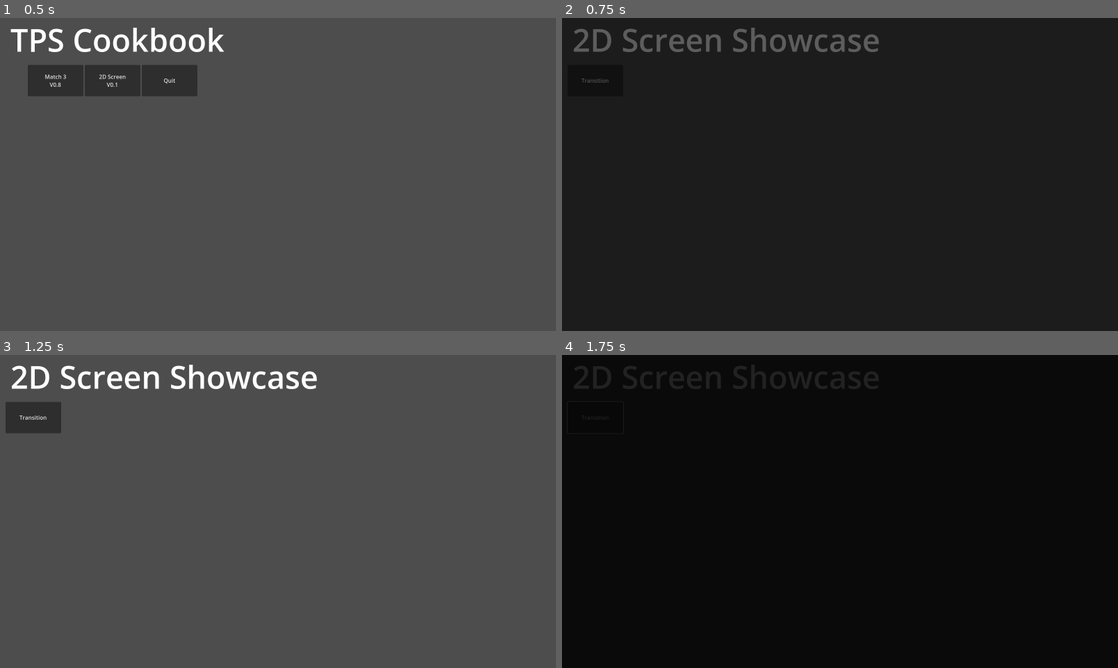
Above: before the commit, frames 1-4 (two rows, left to right).
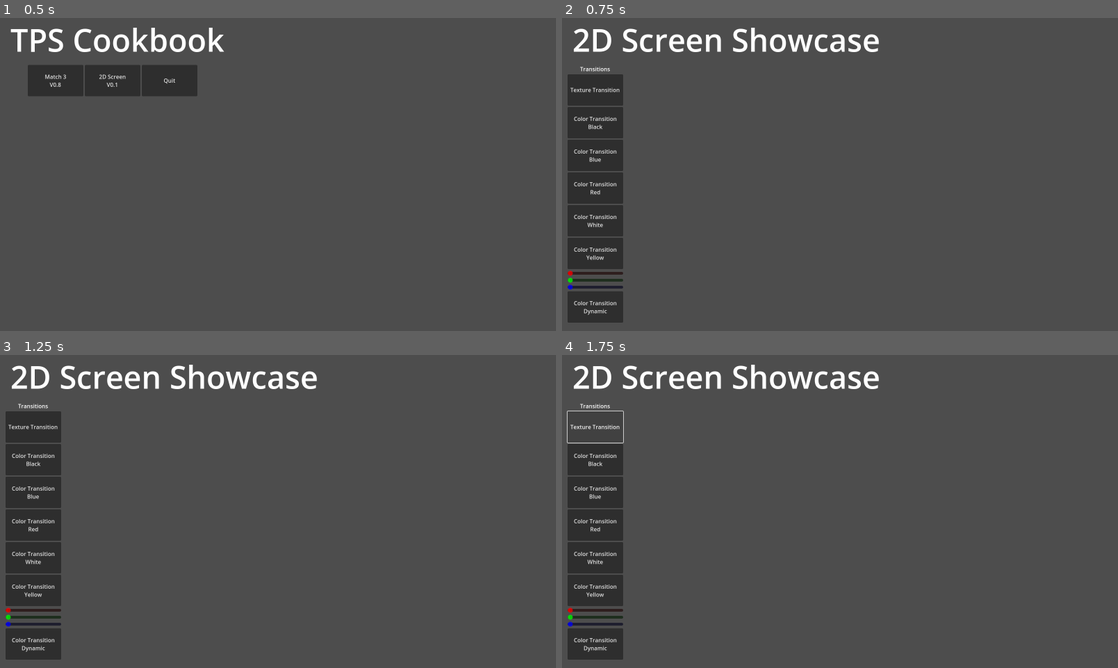
Above: after the commit, the same moments.

Repository: Thorpas/Godot-4-Cookbook
Game: Godot game, scene res://Start.tscn
Two runs of this game, one before a commit and one after it. Both use one fixed random seed, a clock stepped at 60 frames per second and the inputs below. The engine's default icon, where the game draws it, is replaced by a stand-in: a white triangle on a blue panel in a dark square.
Inputs (mouse positions are in pixels of both pictures, inside the frame that each line leads up to):
- Up to frame 1 (0.5 s): no input
- Up to frame 2 (0.75 s): click "2D Screen V0.1" at 0.5 s
- Up to frame 3 (1.25 s): no input
- Up to frame 4 (1.75 s): click (595, 417) at 1.25 s, where only the run before the commit has a clickable "Transition"

Frame 1 is identical in both runs. In frame 2, 94% of the frame differs, in the area x 0-100%, y 0-100%; in frame 3, 6.8%; in frame 4, 100%.
Error after the commit: Parse Error: Function "transition_into_texture()" not found in base self. (res://screen/ShowcaseScreen2D.gd:14)

Commit message:
Update Screen V0.1.5
Transition

Diff:
--- a/screen/ShowcaseScreen2D.gd
+++ b/screen/ShowcaseScreen2D.gd
@@ -7,6 +7,31 @@
 	await transition_from_color(Color.BLACK, 0.5)
 
 ## Interface
-func _on_transition_button_up():
+
+### Transitions
+#### Texture
+func _on_texture_transition_button_up():
+	await transition_into_texture(load("res://icon.svg"), 0.5, Color.BLACK)
+	await transition_from_texture(load("res://icon.svg"), 0.5, Color.WHITE)
+#### Color
+func _on_black_transition_button_up():
 	await transition_into_color(Color.BLACK, 0.5)
 	await transition_from_color(Color.BLACK, 0.5)
+func _on_blue_transition_button_up():
+	await transition_into_color(Color.BLUE, 0.5)
+	await transition_from_color(Color.BLUE, 0.5)
+func _on_red_transition_button_up():
+	await transition_into_color(Color.RED, 0.5)
+	await transition_from_color(Color.RED, 0.5)
+func _on_white_transition_button_up():
+	await transition_into_color(Color.WHITE, 0.5)
+	await transition_from_color(Color.WHITE, 0.5)
+func _on_yellow_transition_button_up():
+	await transition_into_color(Color.YELLOW, 0.5)
+	await transition_from_color(Color.YELLOW, 0.5)
+func _on_dynamic_color_transition_button_up():
+	var _r:int = int($Interface/Transitions/VBoxContainer/DynamicRed.value)
+	var _g:int = int($Interface/Transitions/VBoxContainer/DynamicGreen.value)
+	var _b:int = int($Interface/Transitions/VBoxContainer/DynamicBlue.value)
+	await transition_into_color(Color8(_r, _g, _b), 0.5)
+	await transition_from_color(Color8(_r, _g, _b), 0.5)
--- a/screen/ShowcaseScreen2D.tscn
+++ b/screen/ShowcaseScreen2D.tscn
@@ -1,7 +1,8 @@
-[gd_scene load_steps=3 format=3 uid="uid://dk71s53ohbdh5"]
+[gd_scene load_steps=4 format=3 uid="uid://dk71s53ohbdh5"]
 
 [ext_resource type="PackedScene" uid="uid://b6emognfyiy71" path="res://screen/AbstractScreen2D.tscn" id="1_yepq5"]
 [ext_resource type="Script" path="res://screen/ShowcaseScreen2D.gd" id="2_ktcd8"]
+[ext_resource type="Texture2D" uid="uid://l7otcw1xd581" path="res://icon.svg" id="3_g22v6"]
 
 [node name="ShowcaseScreen2D" instance=ExtResource("1_yepq5")]
 script = ExtResource("2_ktcd8")
@@ -15,12 +16,83 @@
 text = "[font_size=90]2D Screen Showcase[/font_size]"
 fit_content = true
 
-[node name="Transition" type="Button" parent="Interface" index="0"]
-custom_minimum_size = Vector2(160, 90)
+[node name="Transitions" type="VBoxContainer" parent="Interface" index="0"]
 offset_left = 16.0
 offset_top = 135.0
 offset_right = 176.0
-offset_bottom = 225.0
-text = "Transition"
+offset_bottom = 1056.0
 
-[connection signal="button_up" from="Interface/Transition" to="." method="_on_transition_button_up"]
+[node name="RichTextLabel" type="RichTextLabel" parent="Interface/Transitions" index="0"]
+custom_minimum_size = Vector2(160, 0)
+layout_mode = 2
+bbcode_enabled = true
+text = "[center]Transitions"
+fit_content = true
+
+[node name="Texture" type="Button" parent="Interface/Transitions" index="1"]
+custom_minimum_size = Vector2(160, 90)
+layout_mode = 2
+text = "Texture Transition"
+
+[node name="VBoxContainer" type="VBoxContainer" parent="Interface/Transitions" index="2"]
+layout_mode = 2
+
+[node name="Black" type="Button" parent="Interface/Transitions/VBoxContainer" index="0"]
+custom_minimum_size = Vector2(160, 90)
+layout_mode = 2
+text = "Color Transition
+Black"
+
+[node name="Blue" type="Button" parent="Interface/Transitions/VBoxContainer" index="1"]
+custom_minimum_size = Vector2(160, 90)
+layout_mode = 2
+text = "Color Transition
+Blue"
+
+[node name="Red" type="Button" parent="Interface/Transitions/VBoxContainer" index="2"]
+custom_minimum_size = Vector2(160, 90)
+layout_mode = 2
+text = "Color Transition
+Red"
+
+[node name="White" type="Button" parent="Interface/Transitions/VBoxContainer" index="3"]
+custom_minimum_size = Vector2(160, 90)
+layout_mode = 2
+text = "Color Transition
+White"
+
+[node name="Yellow" type="Button" parent="Interface/Transitions/VBoxContainer" index="4"]
+custom_minimum_size = Vector2(160, 90)
+layout_mode = 2
+text = "Color Transition
+Yellow"
+
+[node name="DynamicRed" type="HSlider" parent="Interface/Transitions/VBoxContainer" index="5"]
+modulate = Color(1, 0, 0, 1)
+layout_mode = 2
+max_value = 255.0
+
+[node name="DynamicGreen" type="HSlider" parent="Interface/Transitions/VBoxContainer" index="6"]
+modulate = Color(0, 1, 0, 1)
+layout_mode = 2
+
+[node name="DynamicBlue" type="HSlider" parent="Interface/Transitions/VBoxContainer" index="7"]
+modulate = Color(0, 0, 1, 1)
+layout_mode = 2
+
+[node name="Dynamic" type="Button" parent="Interface/Transitions/VBoxContainer" index="8"]
+custom_minimum_size = Vector2(160, 90)
+layout_mode = 2
+text = "Color Transition
+Dynamic"
+
+[node name="Transition" parent="." index="2"]
+startTexture = ExtResource("3_g22v6")
+
+[connection signal="button_up" from="Interface/Transitions/Texture" to="." method="_on_texture_transition_button_up"]
+[connection signal="button_up" from="Interface/Transitions/VBoxContainer/Black" to="." method="_on_black_transition_button_up"]
+[connection signal="button_up" from="Interface/Transitions/VBoxContainer/Blue" to="." method="_on_blue_transition_button_up"]
+[connection signal="button_up" from="Interface/Transitions/VBoxContainer/Red" to="." method="_on_red_transition_button_up"]
+[connection signal="button_up" from="Interface/Transitions/VBoxContainer/White" to="." method="_on_white_transition_button_up"]
+[connection signal="button_up" from="Interface/Transitions/VBoxContainer/Yellow" to="." method="_on_yellow_transition_button_up"]
+[connection signal="button_up" from="Interface/Transitions/VBoxContainer/Dynamic" to="." method="_on_dynamic_color_transition_button_up"]
--- a/screen/transition/TransitionLayer.gd
+++ b/screen/transition/TransitionLayer.gd
@@ -2,38 +2,54 @@
 class_name TransitionLayer
 
 # Variables
-@export var showColor:bool = true
-@export var startColor:Color = Color.BLACK
+@export_group("Color")
+## If true shows $Color on ready.
+@export var showColor:bool
+## Color to show on ready.
+@export var readyColor:Color
+@export_group("Texture")
+## If true shows $Texture on ready.
+@export var showTexture:bool
+## Texture to show on ready.
+@export var readyTexture:Texture2D
 
 # Functions
 
 ## Godot
 func _ready():
 	if showColor:
-		_set_color(startColor)
+		_set_color(readyColor)
 		_show_color()
 	else:
 		_hide_color()
+	if showTexture:
+		_set_texture(readyTexture)
+		_show_texture()
+	else:
+		_hide_texture()
+
 ## Transition
 func _show_transition():
-	if showColor:
-		_show_color()
 	set_visible(true)
 func _hide_transition():
 	set_visible(false)
-	_hide_color()
 ### Color
 func hide_color_tween(color:Color, duration:float):
 	var _tween:Tween = get_tree().create_tween()
 	_set_color(color)
-	_tween.tween_property($Color, "color", Color(0,0,0,0), duration)
+	$Color.set_modulate(Color(1,1,1,1))
+	_show_color()
+	_tween.tween_property($Color, "modulate", Color(1,1,1,0), duration)
 	await _tween.finished
 	_hide_transition()
+	_hide_color()
 func show_color_tween(color:Color, duration:float):
 	var _tween:Tween = get_tree().create_tween()
-	_set_color(Color(0,0,0,0))
+	_set_color(color)
+	$Color.set_modulate(Color(1,1,1,0))
+	_show_color()
 	_show_transition()
-	_tween.tween_property($Color, "color", color, duration)
+	_tween.tween_property($Color, "modulate", Color(1,1,1,1), duration)
 	await _tween.finished
 func _set_color(color:Color):
 	$Color.color = color
@@ -43,3 +59,42 @@
 func _hide_color():
 	$Color.set_mouse_filter($Color.MOUSE_FILTER_IGNORE)
 	$Color.set_visible(false)
+### Texture
+func hide_texture_tween(texture:Texture2D, duration:float, color:Color=Color(0,0,0,0)):
+	var _tween:Tween = get_tree().create_tween()
+	_set_color(color)
+	$Color.set_modulate(Color(1,1,1,1))
+	_show_color()
+	_set_texture(texture)
+	$Texture.set_modulate(Color(1,1,1,1))
+	_show_texture()
+	_tween.set_parallel(true)
+	_tween.tween_property($Color, "modulate", Color(1,1,1,0), duration)
+	_tween.tween_property($Texture, "modulate", Color(1,1,1,0), duration)
+	await _tween.finished
+	_tween.set_parallel(false)
+	_hide_transition()
+	_hide_color()
+	_hide_texture()
+func show_texture_tween(texture:Texture2D, duration:float, color:Color=Color(0,0,0,0)):
+	var _tween:Tween = get_tree().create_tween()
+	_set_color(color)
+	$Color.set_modulate(Color(1,1,1,0))
+	_show_color()
+	_set_texture(texture)
+	$Texture.set_modulate(Color(1,1,1,0))
+	_show_texture()
+	_show_transition()
+	_tween.set_parallel(true)
+	_tween.tween_property($Color, "modulate", Color(1,1,1,1), duration)
+	_tween.tween_property($Texture, "modulate", Color(1,1,1,1), duration)
+	await _tween.finished
+	_tween.set_parallel(false)
+func _set_texture(texture:Texture2D):
+	$Texture.set_texture(texture)
+func _show_texture():
+	$Texture.set_mouse_filter($Texture.MOUSE_FILTER_STOP)
+	$Texture.set_visible(true)
+func _hide_texture():
+	$Texture.set_mouse_filter($Texture.MOUSE_FILTER_IGNORE)
+	$Texture.set_visible(false)
--- a/screen/transition/TransitionLayer.tscn
+++ b/screen/transition/TransitionLayer.tscn
@@ -22,6 +22,9 @@
 "Black": SubResource("Animation_a3ll2")
 }
 
+[sub_resource type="PlaceholderTexture2D" id="PlaceholderTexture2D_ml5g2"]
+size = Vector2(1600, 900)
+
 [node name="TransitionLayer" type="CanvasLayer"]
 layer = 128
 follow_viewport_enabled = true
@@ -43,3 +46,4 @@
 custom_minimum_size = Vector2(1600, 900)
 offset_right = 40.0
 offset_bottom = 40.0
+texture = SubResource("PlaceholderTexture2D_ml5g2")
Not shown: 1 places in screen/transition/TransitionLayer.tscn that only renumber resources
